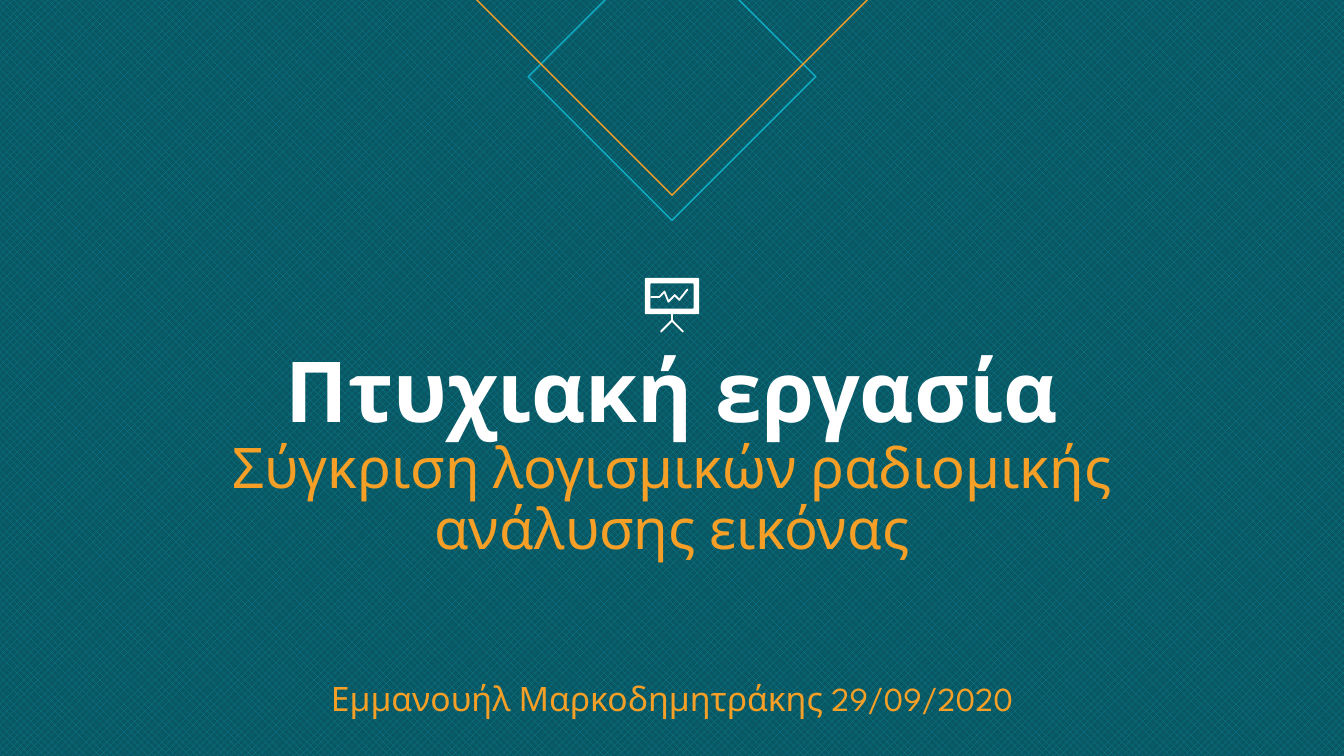
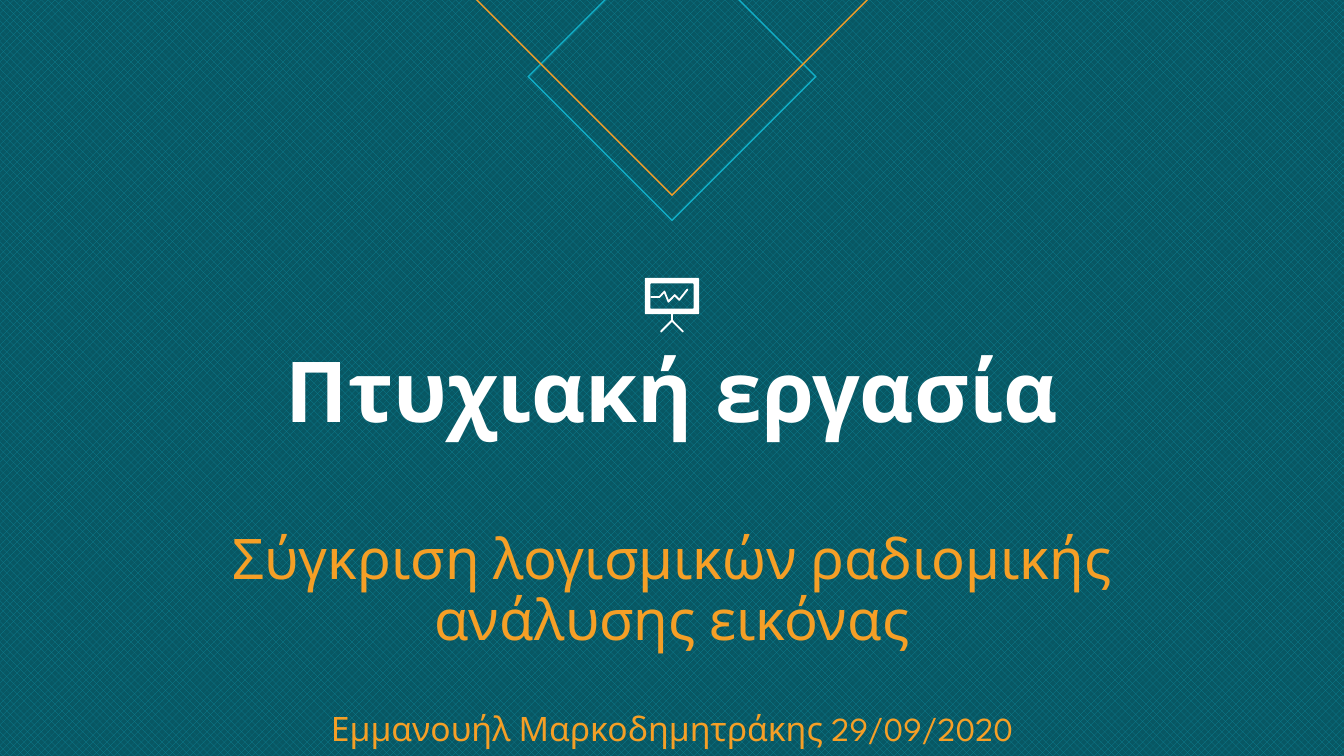
Before and after one commit to manos-mark/radiomics-features-extraction, a slide deck: slide 1 of info/Πτυχιακή Μάνος Μαρκοδημητράκης.pptx. Drawn at 1344x756 pixels with LibreOffice and Linux fonts; fonts in the diff are those of the drawing. Boxes give left, top, right and bottom in pixels: in the first picture for what was removed or moved away, otherwise in the second. Text is boxed around its words. In the diff, an @@ line names an element or a change of style, - is before the commit and + after.

```diff
--- a/info/Πτυχιακή Μάνος Μαρκοδημητράκης.pptx
+++ b/info/Πτυχιακή Μάνος Μαρκοδημητράκης.pptx
@@ title "Πτυχιακή εργασία Σύγκριση λογισμικών ραδιομικής ..." rewrapped from box(233, 355, 1112, 719) to box(233, 355, 1112, 749) @@
```
Also in this commit, not shown: 18 other slides changed, 3 slides added, 2 slides removed, 2 other files.
